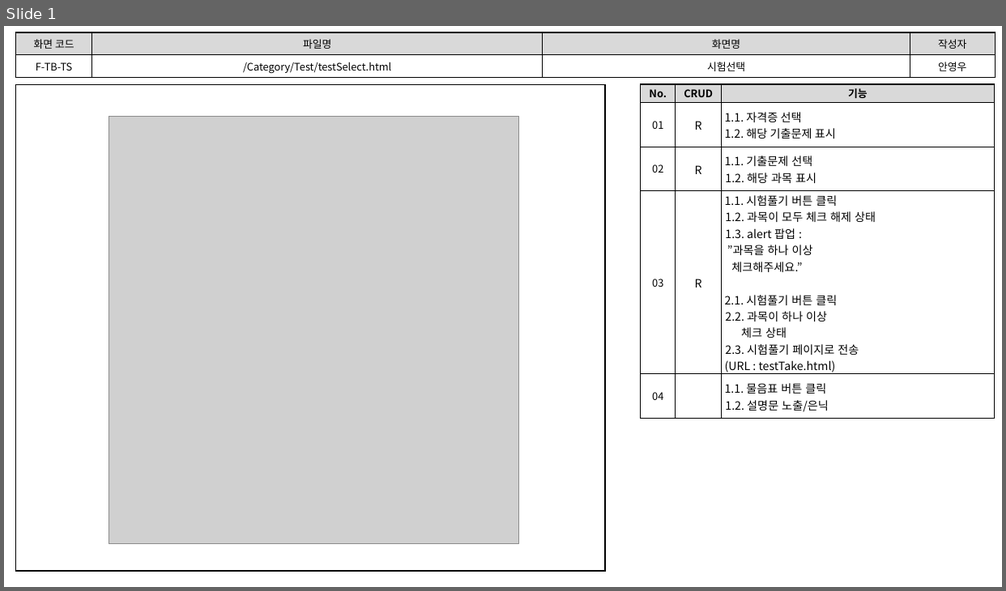
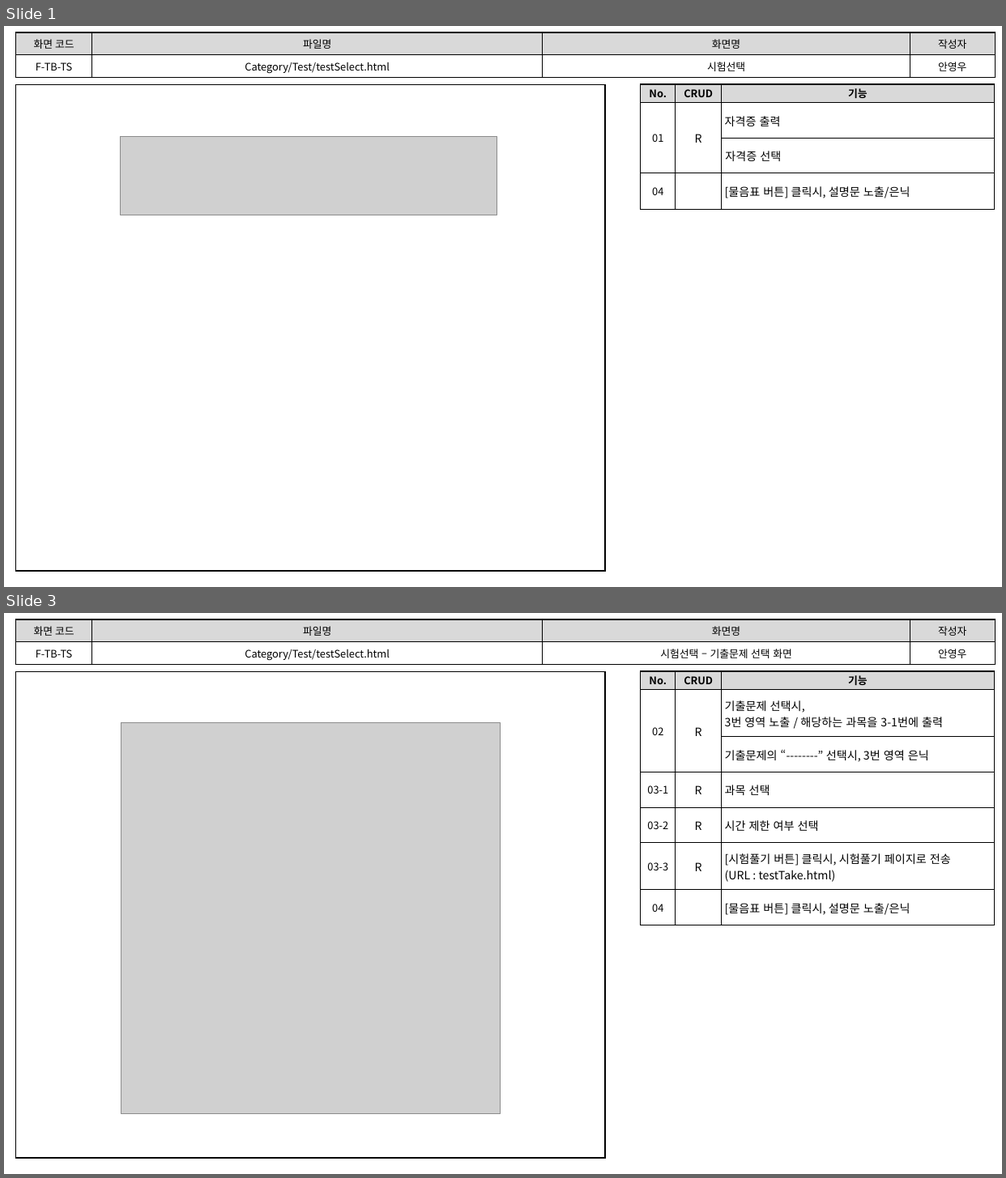
Before and after one commit to index506/cosmo6th_3thGroup, a slide deck: Text/02.화면설계도/3th_Project_화면 설계도(6기_안영우).pptx. Shown one above the other, each under a label of ours: slide 1 before the commit, slides 1 and 3 after it; the slides between them are not shown. The pictures are 1006x591 and 1006x1178 pixels, drawn with LibreOffice and Linux fonts; fonts in the diff are those of the drawing; grey boxes stand for pictures. Boxes give left, top, right and bottom in pixels: in the first picture for what was removed or moved away, otherwise in the second. Text is boxed around its words. In the diff, an @@ line names an element or a change of style, - is before the commit and + after.

Commit message:
문서 작업 중. (화면 설계도 80%)

```diff
--- a/Text/02.화면설계도/3th_Project_화면 설계도(6기_안영우).pptx
+++ b/Text/02.화면설계도/3th_Project_화면 설계도(6기_안영우).pptx
@@ slide 3 added at (4,613,1002,1174), background #FFFFFF @@
@@ table added at (16,619,995,664), 2 rows, 4 columns @@
+화면 코드 | 파일명 | 화면명 | 작성자
+F-TB-TS | Category/Test/testSelect.html | 시험선택 – 기출문제 선택 화면 | 안영우
@@ rectangle added at (16,671,606,1158), outline #000000 1 pt @@
@@ table added at (641,671,994,925), 7 rows, 3 columns @@
+No. | CRUD | 기능
+02 | R | 기출문제 선택시, 3번 영역 노출 / 해당하는 과목을 3-1번에 출력
+ |  | 기출문제의 “--------” 선택시, 3번 영역 은닉
+03-1 | R | 과목 선택
+03-2 | R | 시간 제한 여부 선택
+03-3 | R | [시험풀기 버튼] 클릭시, 시험풀기 페이지로 전송 / (URL : testTake.html)
+04 |  | [물음표 버튼] 클릭시, 설명문 노출/은닉
@@ picture added at (121,722,500,1114) @@
@@ slide 1 changed as well @@
@@ table at (16,32,995,77) @@
-row 2, column 2: /Category/Test/testSelect.html
+row 2, column 2: Category/Test/testSelect.html
@@ table at (641,84,994,209) @@
-row 2: 01 | R | 1.1. 자격증 선택 1.2. 해당 기출문제 표시
-row 3: 02 | R | 1.1. 기출문제 선택 1.2. 해당 과목 표시
-row 4: 03 | R | 1.1. 시험풀기 버튼 클릭 1.2. 과목이 모두 체크 해제 상태 1.3. alert 팝업 : ”과목을 하나 이상 체크해주세요.” / 2.1. 시험풀기 버튼 클릭 2.2. 과목이 하나 이상 체크 상태 2.3. 시험풀기 페이지로 전송 / (URL : testTake.html)
-row 5: 04 |  | 1.1. 물음표 버튼 클릭 1.2. 설명문 노출/은닉
+row 2: 01 | R | 자격증 출력
+row 3:  |  | 자격증 선택
+row 4: 04 |  | [물음표 버튼] 클릭시, 설명문 노출/은닉
@@ picture removed at (108,117,519,544) @@
@@ picture added at (121,136,497,215) @@
```
Also in this commit, not shown: 3 other slides changed, 6 other slides added, 1 slide removed, 2 other files.
